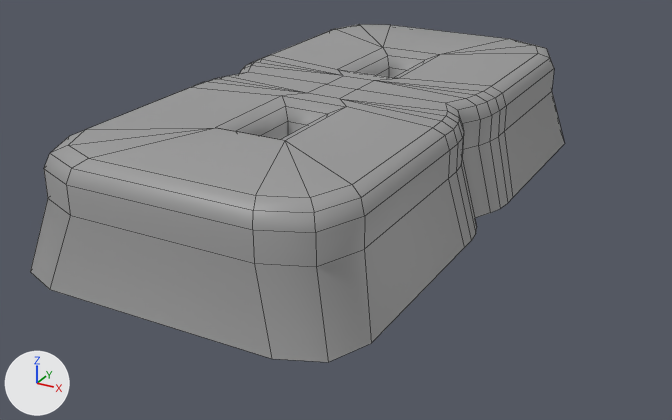
An edit to the FBX model Assets/- Asset Store/Custom/Numbers/Number_8.fbx, drawn before and after from the same camera.
Rendered twice from a 50 mm lens placed at (0.241, -0.444, 0.246), pointed at (0.01, -0.025, 0.036). Lighting does not change. The marker at lower left points along +X, +Y and +Z. Mesh edges are drawn as thin lines. Where no turn or scale is listed for an object, it has been applied to the vertices.

Before the edit, the objects in view are built like this:
```python
me_cube_017 = bpy.data.meshes.new('Cube.017')
me_cube_017.from_pydata(...)  # 188 vertices, 180 faces; spans x -0.092..0.092, y -0.172..0.172, z 0.037..0.1
me_cube_017.materials.append(mat_material)  # grey #9b9b9b
ob_number_8 = bpy.data.objects.new('Number_8', me_cube_017)
ob_number_8.location = (0.0, 0.0, 0.0)
```
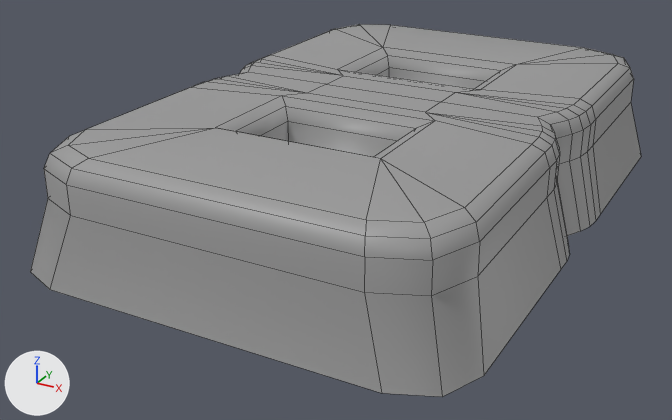
The newer file is also turned or shifted as a whole; pictures and numbers use the older file's frame.

Location of each change, (x1, y1, x2, y2) in pixels of the pictures (672 x 420 px; the box of a moved part takes in the faces that stretch with it):
```json
{"object": "Number_8", "change": "reshaped", "before": [30, 24, 564, 362], "after": [30, 24, 641, 397], "on screen": "14% wider, 10% taller"}
{"part": 1, "of": "me_cube_017", "change": "moved or reshaped", "before": [240, 27, 564, 362], "after": [240, 27, 641, 397]}
```

Scene script edits in JSON lines:
```json
{"block": "me_cube_017", "where": "me_cube_017.from_pydata(...)  # 188 vertices, 180 faces; spans x -0.092..0.092, y -0.172..0.172, z 0.037..0.1"}
{"block": "me_cube_017", "where": "# used by ob_number_8; location = (0.0, 0.0, 0.0)"}
{"block": "me_cube_017", "change": "me_cube_017 part 1: all 94 vertices in x 0.01..0.092, y -0.172..0.172, z 0.037..0.1 are moved by (0.05, 0.0, 0.0)"}
```
